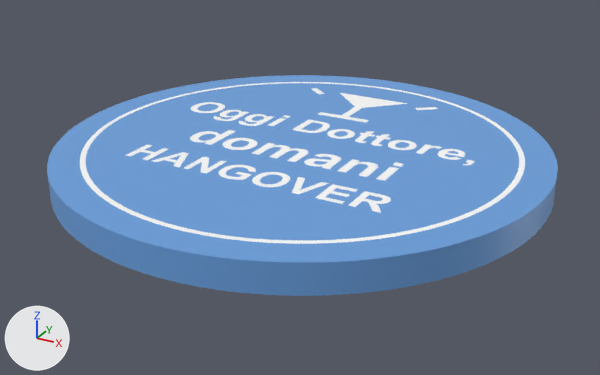
The glTF model public/products/sottobicchiere-oggi-dottore-domani-hangover.glb as it was, and as the next commit left it.
Camera for both pictures: a camera (50 mm lens) standing at (0.0533, -0.0976, 0.0459) and looking at (0.0006, -0.0017, -0.002). The axes (+X, +Y, +Z) are drawn at lower left. The lights are the same throughout. The first picture is the older version. Where no turn or scale is listed for an object, it has been applied to the vertices. Vertices at exactly the same position are counted once.

The older version as bpy lines, for what is in view:
```python
me_coaster_base = bpy.data.meshes.new('coaster_base')
me_coaster_base.from_pydata(...)  # 4196 vertices, 8388 faces; spans x -0.035..0.035, y -0.035..0.035, z 0.0..0.004
me_coaster_base.materials.append(mat_defaultmaterial)
me_coaster_ink = bpy.data.meshes.new('coaster_ink')
me_coaster_ink.from_pydata(...)  # 3876 vertices, 7680 faces; spans x -0.0308..0.0308, y -0.0308..0.0308, z 0.0034..0.004
me_coaster_ink.materials.append(mat_defaultmaterial_001)
ob_coaster_base = bpy.data.objects.new('coaster_base', me_coaster_base)
ob_coaster_base.location = (0.0, 0.0, 0.0)
ob_coaster_ink = bpy.data.objects.new('coaster_ink', me_coaster_ink)
ob_coaster_ink.location = (0.0, 0.0, 0.0)
```
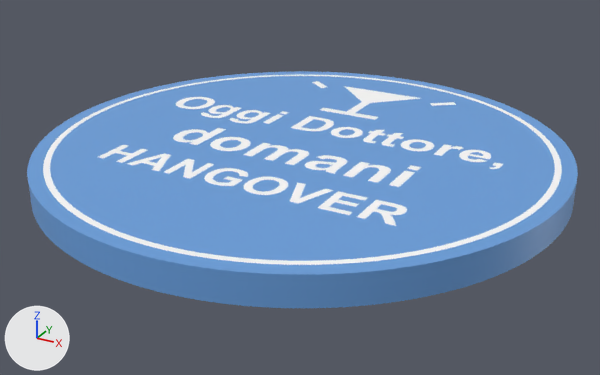
What differs and where, as boxes [x1, y1, x2, y2] in the pictures (600 x 375 px):
'coaster_base', reshaped (8% wider, 7% taller)
    before: [47, 75, 558, 296]
    after: [27, 71, 578, 308]
'coaster_ink', rescaled (17% wider, 18% taller)
    before: [80, 82, 525, 244]
    after: [43, 74, 562, 265]

Edits to the bpy script that builds the scene:
```text
Change me_coaster_base:
    used by ob_coaster_base; location = (0.0, 0.0, 0.0)
    remove me_coaster_base.from_pydata(...)  # 4196 vertices, 8388 faces; spans x -0.035..0.035, y -0.035..0.035, z 0.0..0.004
    add me_coaster_base.from_pydata(...)  # 4196 vertices, 8388 faces; spans x -0.0375..0.0375, y -0.0375..0.0375, z 0.0..0.004
    me_coaster_base part 1: 4196 of 4196 vertices moved; they spanned x -0.035..0.035, y -0.035..0.035, z 0.0..0.004 and now span x -0.0375..0.0375, y -0.0375..0.0375, z 0.0..0.004; mean shift (0.0001, 0.0, 0.0)
Change me_coaster_ink:
    used by ob_coaster_ink; location = (0.0, 0.0, 0.0)
    remove me_coaster_ink.from_pydata(...)  # 3876 vertices, 7680 faces; spans x -0.0308..0.0308, y -0.0308..0.0308, z 0.0034..0.004
    add me_coaster_ink.from_pydata(...)  # 3876 vertices, 7680 faces; spans x -0.0355..0.0355, y -0.0355..0.0355, z 0.0034..0.004
    me_coaster_ink part 2: the whole mesh is scaled about its middle by (1.15, 1.15, 1)
```
